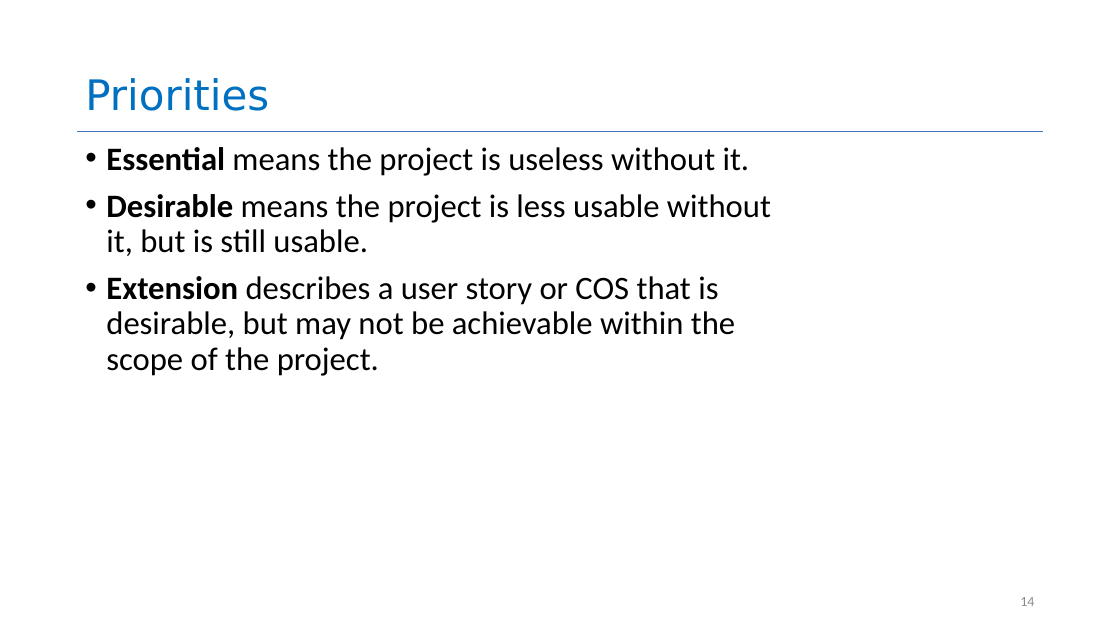
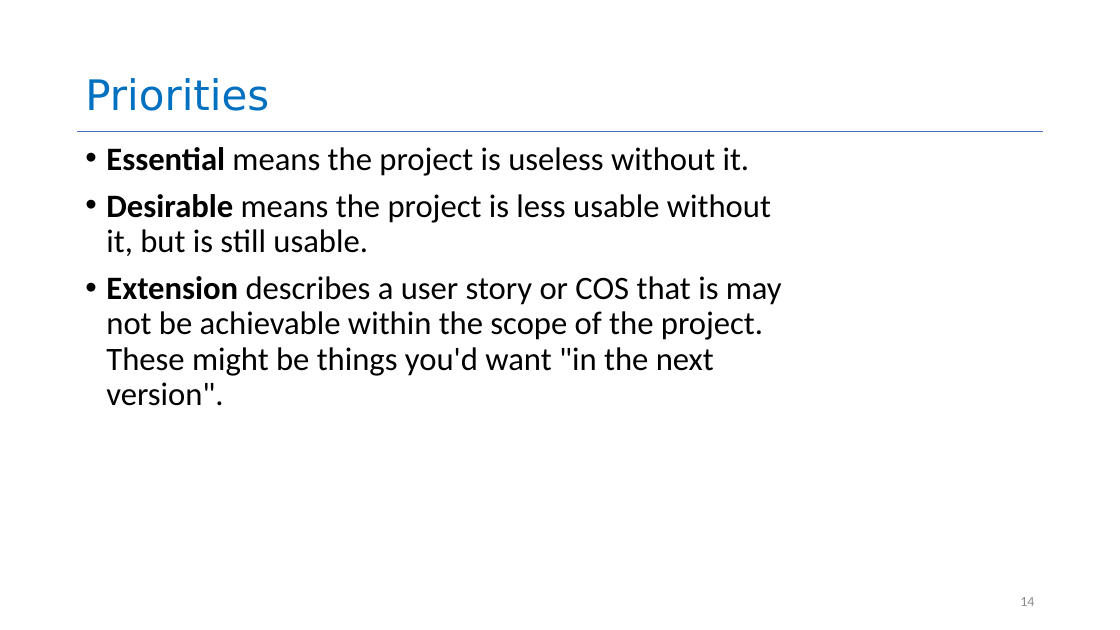
Before and after one commit to neu-se/CS4530-Spring-2025, a slide deck: slide 14 of Slides/Module 01.2 Requirements Gathering.pptx. Drawn at 1120x630 pixels with LibreOffice and Linux fonts; fonts in the diff are those of the drawing. Boxes give left, top, right and bottom in pixels: in the first picture for what was removed or moved away, otherwise in the second. Text is boxed around its words. In the diff, an @@ line names an element or a change of style, - is before the commit and + after.

```diff
--- a/Slides/Module 01.2 Requirements Gathering.pptx
+++ b/Slides/Module 01.2 Requirements Gathering.pptx
@@ text at (106, 276, 782, 406): text changed @@
-• Extension describes a user story or COS that is desirable, but may not be achievable within the scope of the project.
+• Extension describes a user story or COS that is may not be achievable within the scope of the project. These might be things you'd want "in the next version".
```
Also in this commit, not shown: 4 other slides changed, 1 slide added, 3 other files.
